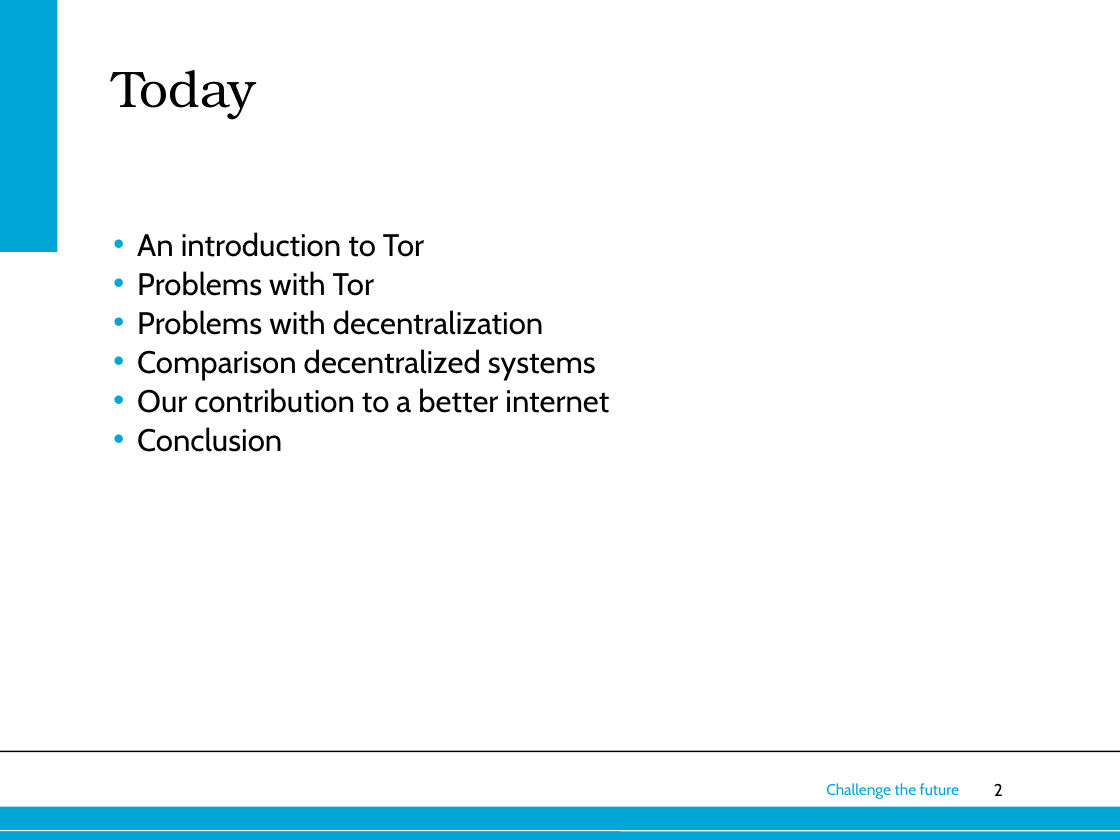
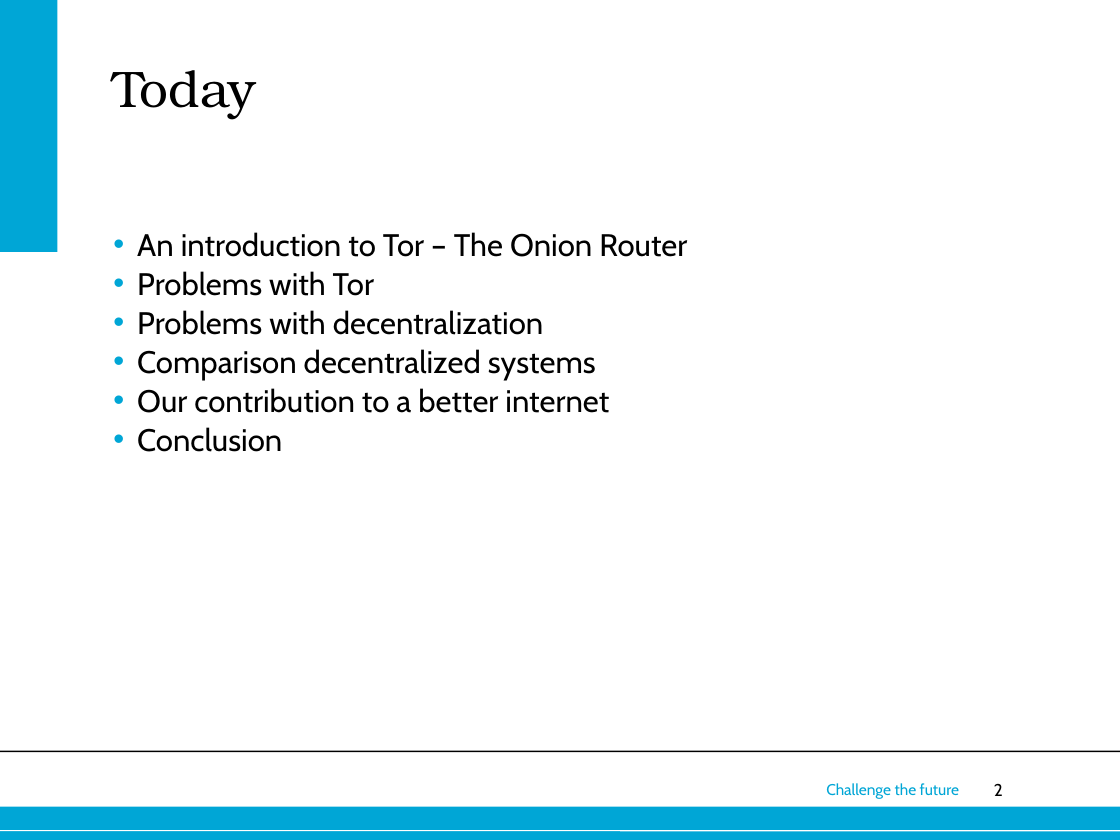
Before and after one commit to rjagerman/ANON, a slide deck: slide 2 of presentatie/anon_presentatie.ppt. Drawn at 1120x840 pixels with LibreOffice and Linux fonts; fonts in the diff are those of the drawing; background and template pictures are left out. Boxes give left, top, right and bottom in pixels: in the first picture for what was removed or moved away, otherwise in the second. Text is boxed around its words. In the diff, an @@ line names an element or a change of style, - is before the commit and + after.

Commit message:
presentation update, image and one sentence added
In the overview + slide:  introduction to Tor - the Onion Router

```diff
--- a/presentatie/anon_presentatie.ppt
+++ b/presentatie/anon_presentatie.ppt
@@ text at (137,232,687,257): text changed @@
-• An introduction to Tor
+• An introduction to Tor – The Onion Router
```
Also in this commit, not shown: 2 other slides changed.
